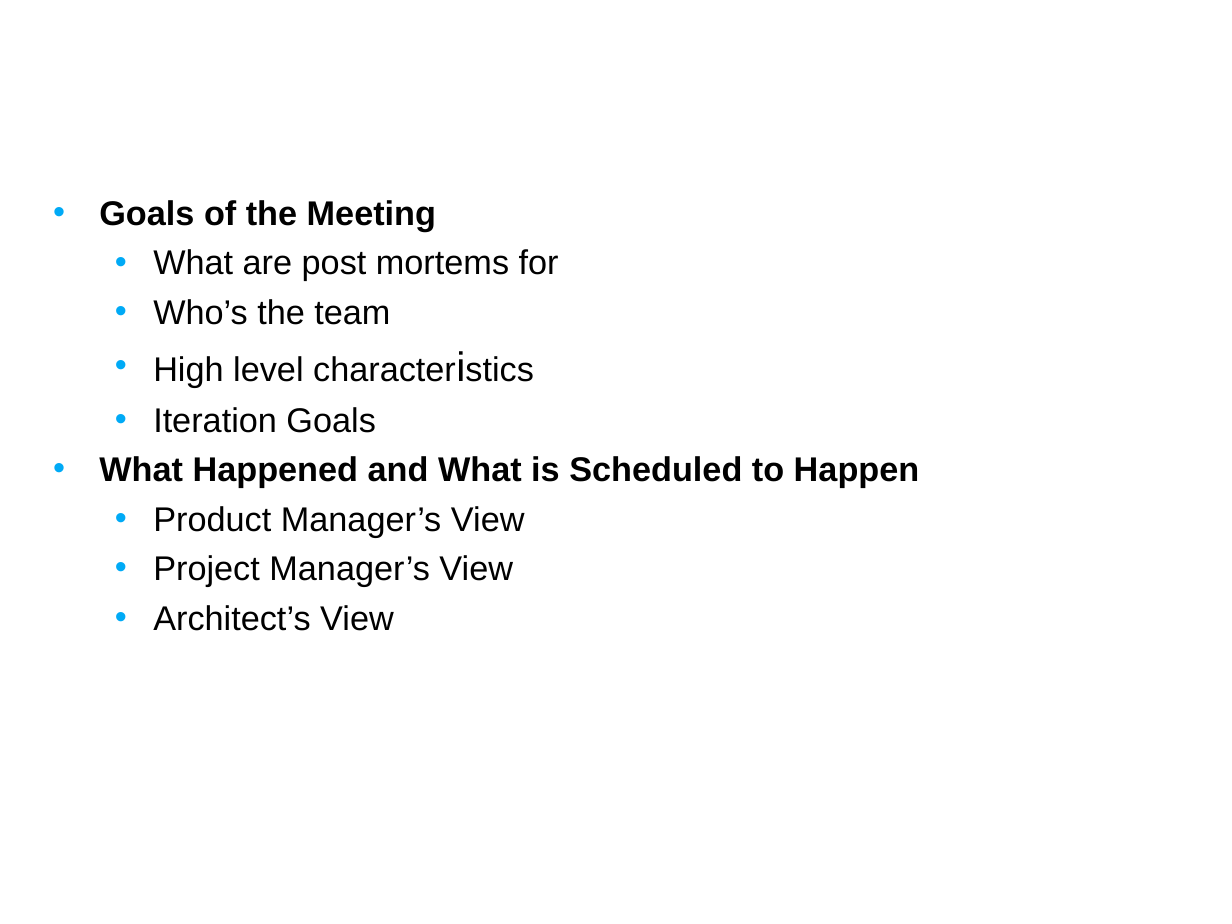
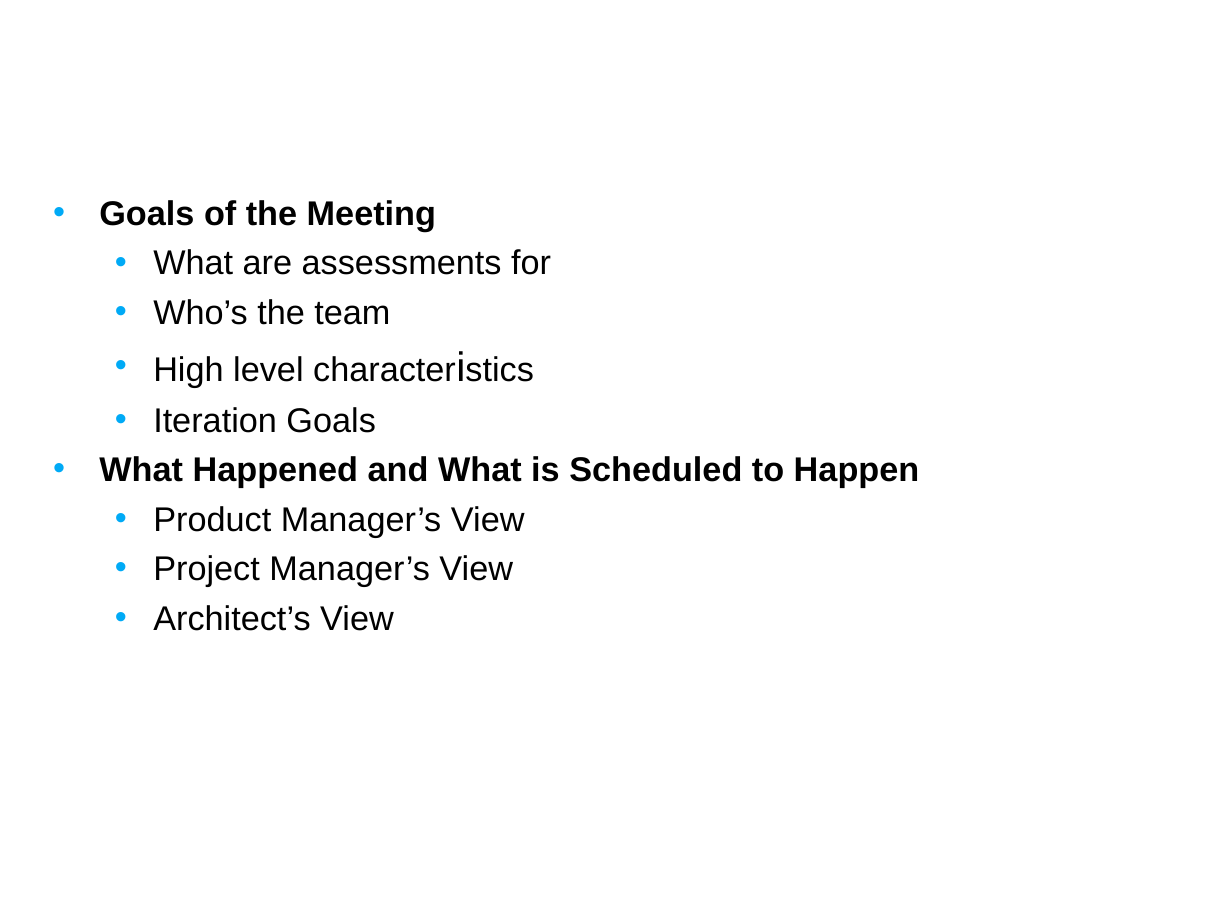
Before and after one commit to NCIP/caarray-docs, a slide deck: slide 3 of project_management/reports/inception_postmortem.ppt. Drawn at 1232x924 pixels with LibreOffice and Linux fonts; fonts in the diff are those of the drawing; background and template pictures are left out. Boxes give left, top, right and bottom in pixels: in the first picture for what was removed or moved away, otherwise in the second. Text is boxed around its words. In the diff, an @@ line names an element or a change of style, - is before the commit and + after.

Commit message:
Updated architectural content; changed postmortem to assessment

```diff
--- a/project_management/reports/inception_postmortem.ppt
+++ b/project_management/reports/inception_postmortem.ppt
@@ text at <box>153,249,551,275</box>: text changed @@
-  • What are post mortems for
+  • What are assessments for
```
Also in this commit, not shown: 3 other slides changed.
